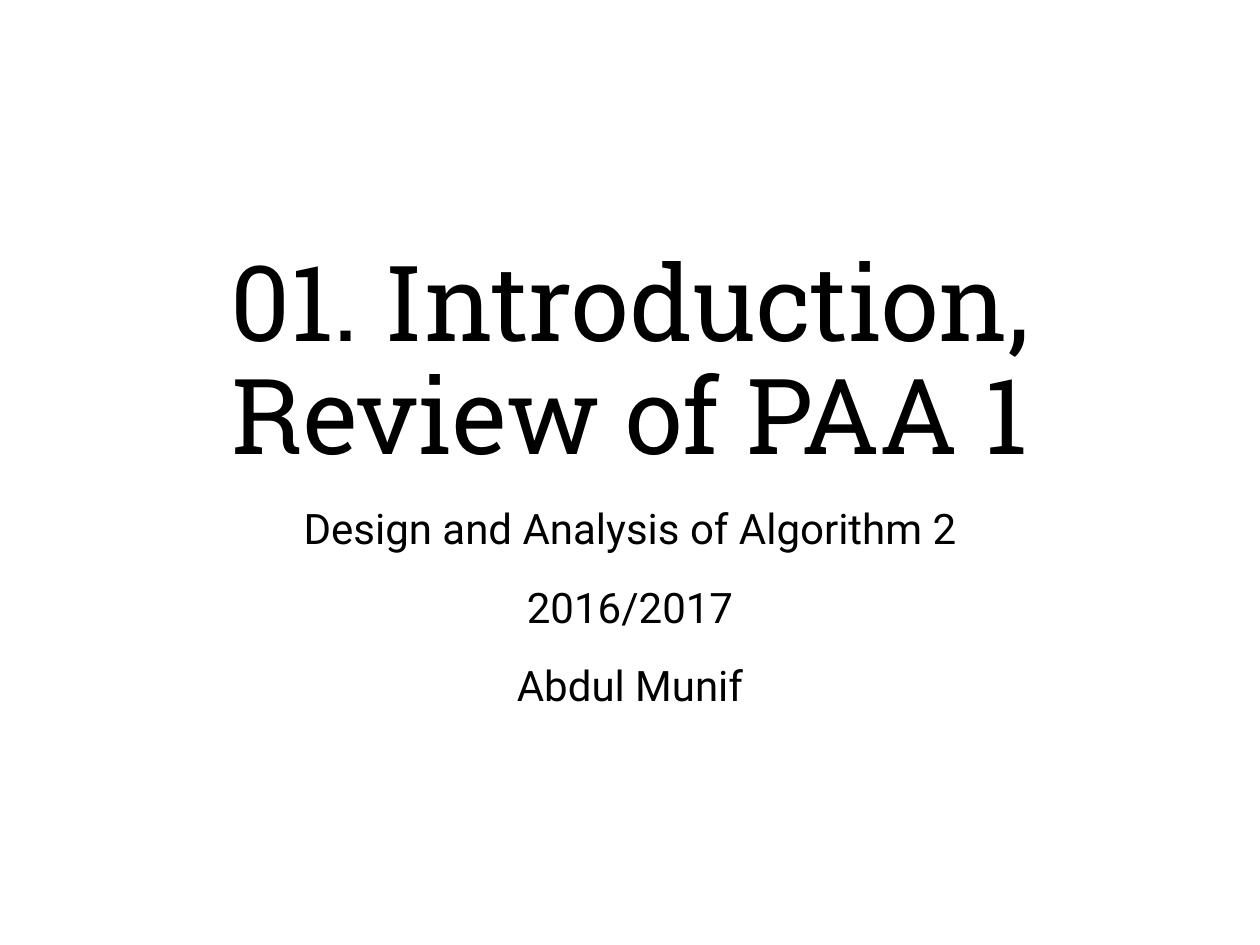
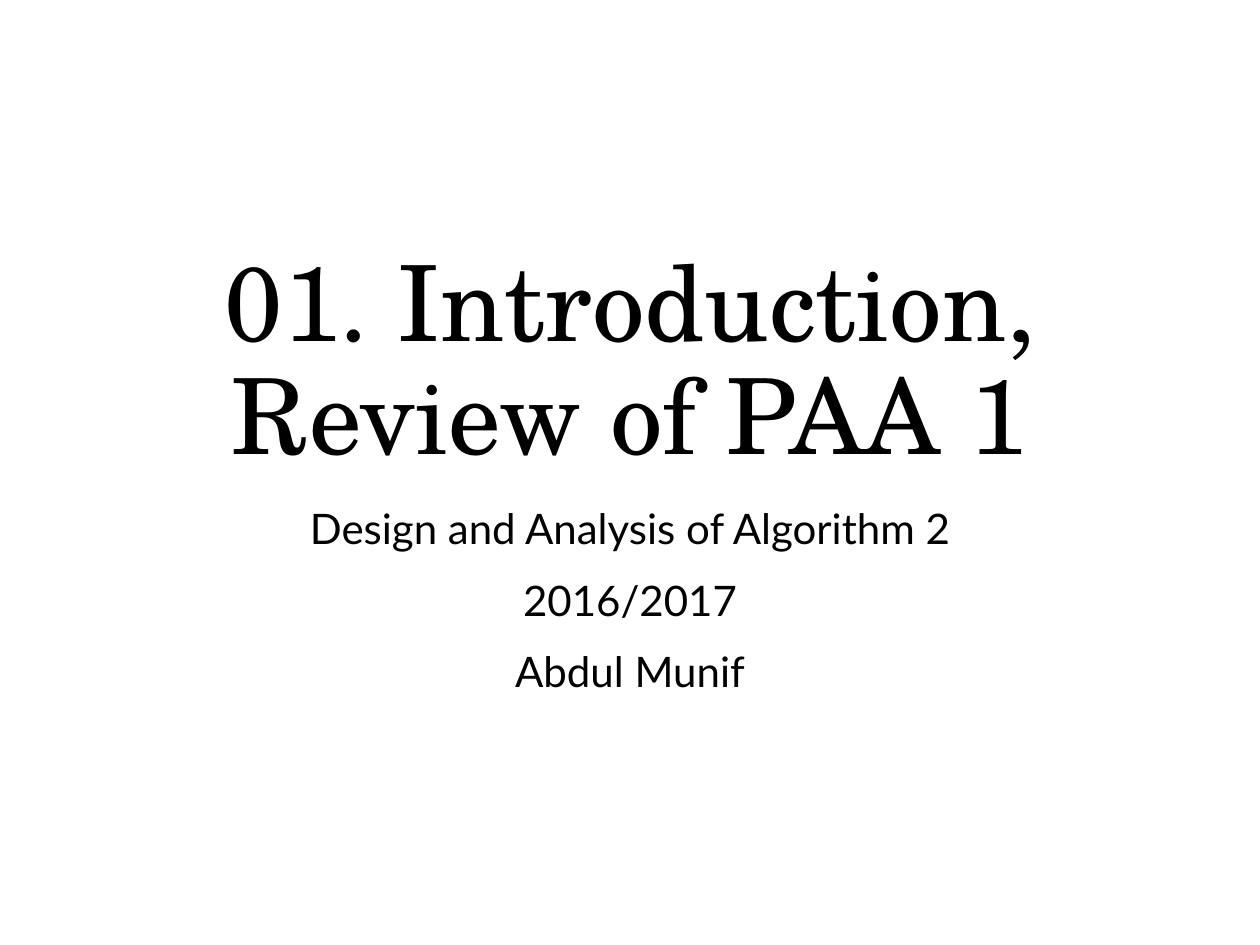
Before and after one commit to munif/paa-2, a slide deck: slide 1 of 161702/presentation/01 - Syllabus, Review of PAA 1/01. Syllabus, Review of PAA 1.pptx. Drawn at 1260x945 pixels with LibreOffice and Linux fonts; fonts in the diff are those of the drawing. Boxes give left, top, right and bottom in pixels: in the first picture for what was removed or moved away, otherwise in the second. Text is boxed around its words. In the diff, an @@ line names an element or a change of style, - is before the commit and + after.

```diff
--- a/161702/presentation/01 - Syllabus, Review of PAA 1/01. Syllabus, Review of PAA 1.pptx
+++ b/161702/presentation/01 - Syllabus, Review of PAA 1/01. Syllabus, Review of PAA 1.pptx
@@ title "01. Introduction, Review of PAA ..." at [225,263,1036,456]: font Roboto Slab to TeX Gyre Schola @@
@@ subtitle "Design and Analysis of Algorithm ..." at [310,513,950,688]: font Roboto to Lato; less space between paragraphs @@
```
Also in this commit, not shown: 6 other slides changed, 4 slides added.
